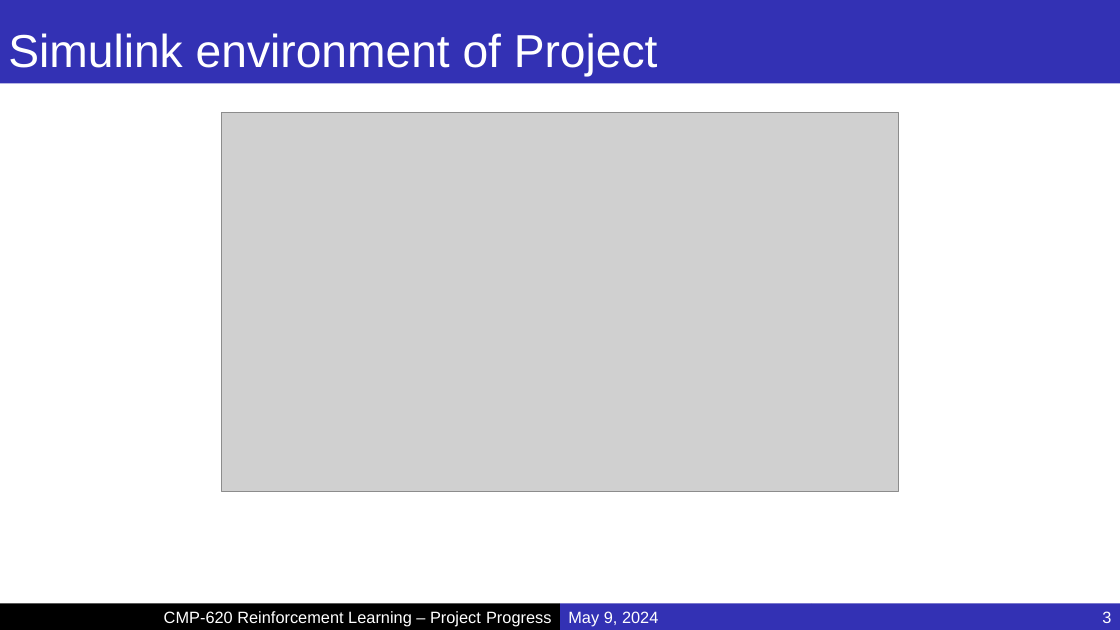
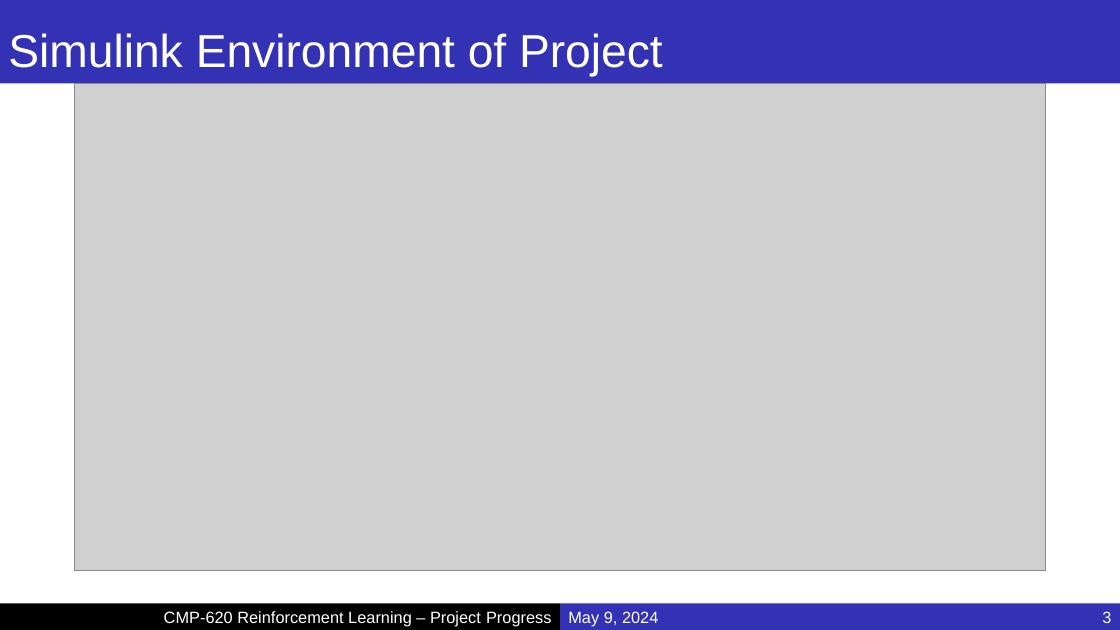
Before and after one commit to MucahidRidvanKaplan/ParrotQuadcopterRL, a slide deck: slide 3 of Progress.pptx. Drawn at 1120x630 pixels with LibreOffice and Linux fonts; fonts in the diff are those of the drawing; grey boxes stand for pictures; background and template pictures are left out. Boxes give left, top, right and bottom in pixels: in the first picture for what was removed or moved away, otherwise in the second. Text is boxed around its words. In the diff, an @@ line names an element or a change of style, - is before the commit and + after.

```diff
--- a/Progress.pptx
+++ b/Progress.pptx
@@ title at [8,33,663,76]: text changed @@
-Simulink environment of Project
+Simulink Environment of Project
@@ picture: place and size @@
-picture at [222,113,899,492]
+picture at [75,83,1046,571]
```
Also in this commit, not shown: 5 other slides changed.
